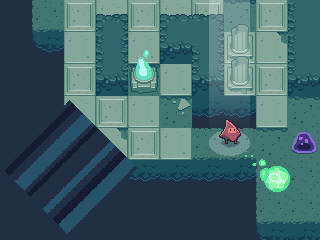
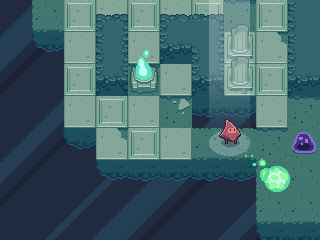
Revision of a layered (320, 240) image; what changed, layer by layer:
moved "Layer 0" above "Layer 12", painted on it over [0, 0, 262, 240]
renamed "Layer 11" to "Layer 12", painted on it over [0, 0, 262, 240]
